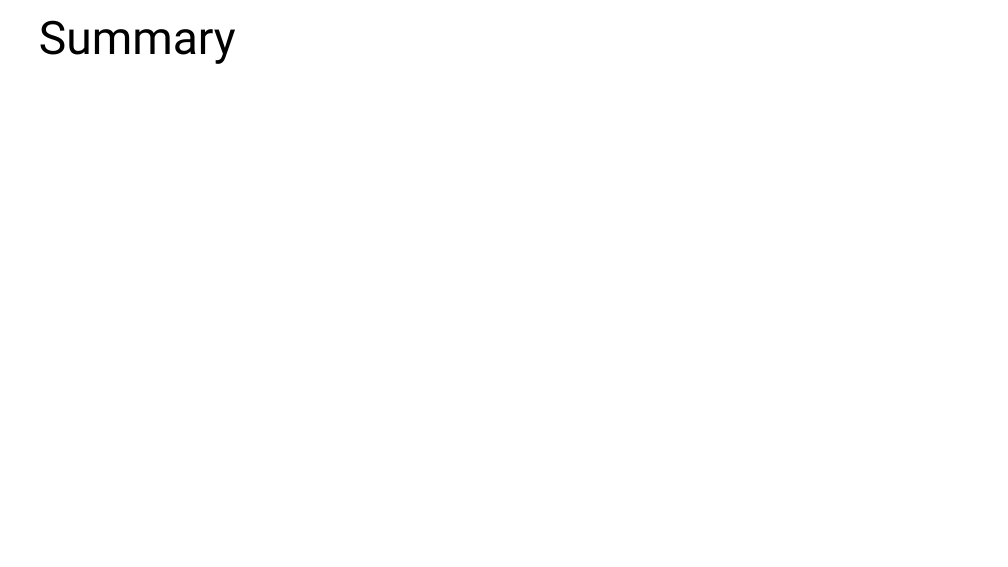
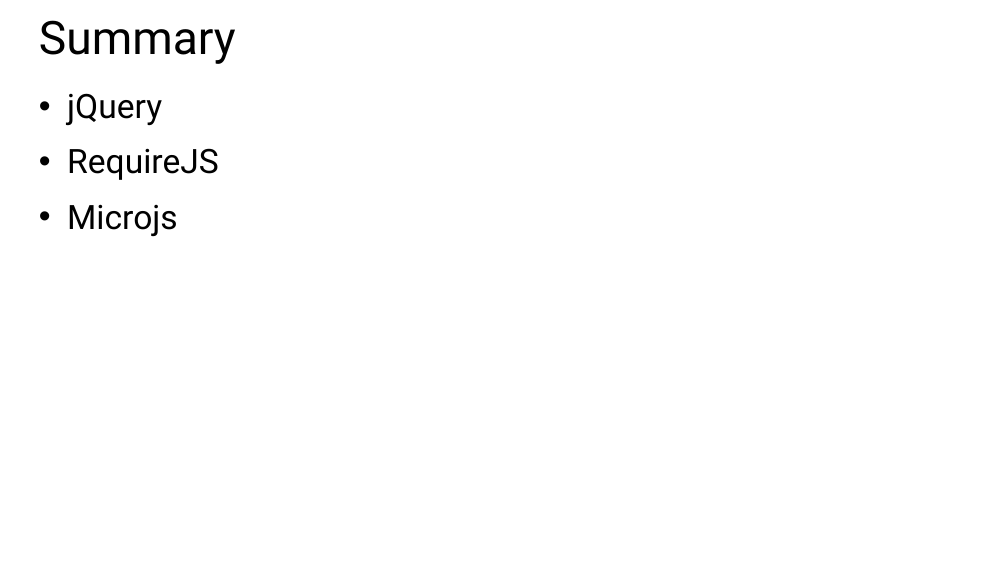
Before and after one commit to Amart85/JavaScript-Experienced-Developers, a slide deck: slide 19 of Slides/Module 5 - JS Libraries.pptx. Drawn at 1008x567 pixels with LibreOffice and Linux fonts; fonts in the diff are those of the drawing. Boxes give left, top, right and bottom in pixels: in the first picture for what was removed or moved away, otherwise in the second. Text is boxed around its words. In the diff, an @@ line names an element or a change of style, - is before the commit and + after.

```diff
--- a/Slides/Module 5 - JS Libraries.pptx
+++ b/Slides/Module 5 - JS Libraries.pptx
@@ text added at <box>67,93,219,236</box>, 32 pt, text #000000 @@
+• jQuery
+• RequireJS
+• Microjs
```
Also in this commit, not shown: 1 other slide changed, 4 other files.
